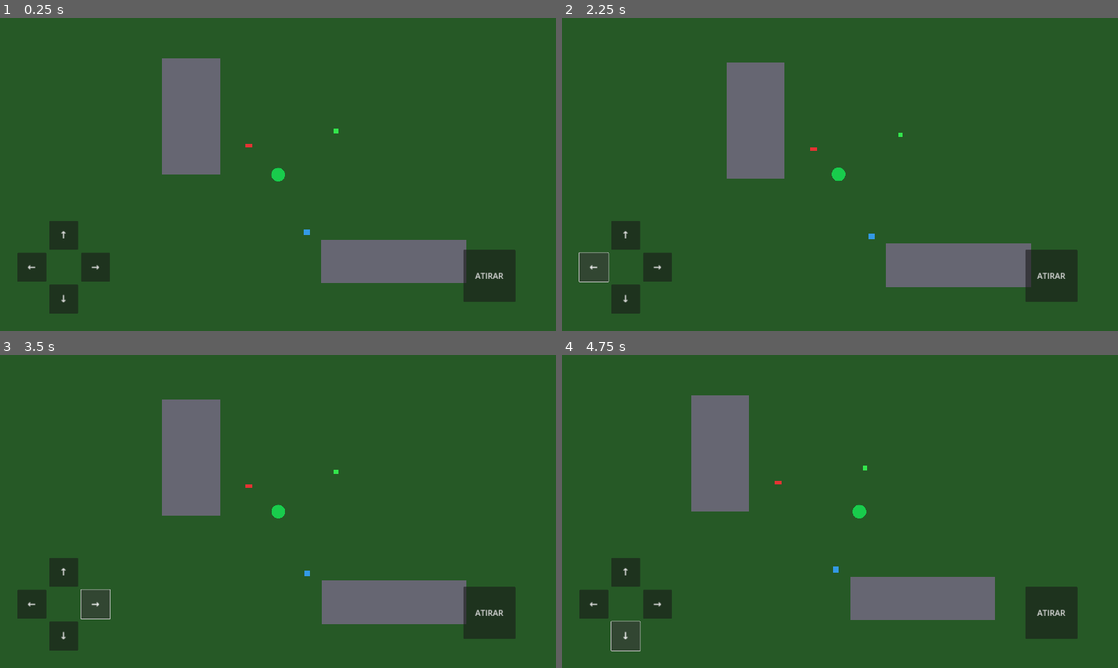
Above: before the commit, frames 1-4 (two rows, left to right).
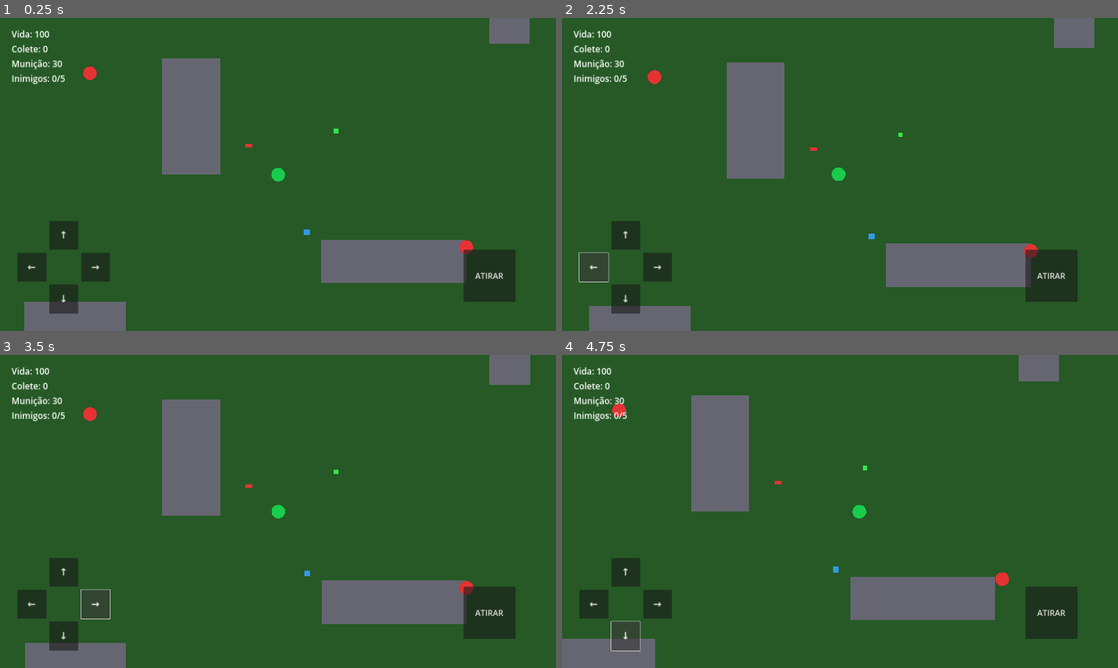
Above: after the commit, the same moments.

Repository: Pedra12/FreeFire2D
Game: Godot game, scene res://scenes/Main.tscn
Same seed, same stepped clock (60 frames per second), same inputs: the game is played once before the commit and once after it.
Inputs:
- Up to frame 1 (0.25 s): no input
- Up to frame 2 (2.25 s): click "ATIRAR" at 0.5 s; click "↑" at 1.25 s; click "←" at 2 s
- Up to frame 3 (3.5 s): click "→" at 2.75 s
- Up to frame 4 (4.75 s): click "↓" at 3.5 s; hold Right (ui_right) from 4.28 s (still down)

The runs differ from the first frame. In frame 1, 2.9% of the frame differs, in the area x 2-96%, y 0-100%; in frame 2, 2.8%; in frame 3, 2.8%; in frame 4, 2.8%.

Commit message:
Integrate enemies, HUD and match manager

Diff:
--- a/scripts/Main.gd
+++ b/scripts/Main.gd
@@ -1,84 +1,114 @@
 extends Node2D
+
+const ENEMY_COUNT: int = 5
+var player: CharacterBody2D
+var game_hud: CanvasLayer
+var match_manager: Node
 
 func _ready() -> void:
 	var asset_gen = load("res://scripts/AssetGenerator.gd")
 
-	# Chão / grama do mapa (4000 x 4000)
-	var bg := Sprite2D.new()
-	bg.texture = asset_gen.create_rect_texture(Vector2(4000, 4000), Color(0.15, 0.35, 0.15))
-	bg.z_index = -10
-	add_child(bg)
+	var background := Sprite2D.new()
+	background.texture = asset_gen.create_rect_texture(Vector2(4000, 4000), Color(0.15, 0.35, 0.15))
+	background.z_index = -10
+	add_child(background)
 
-	# Obstáculos / construções
 	create_wall(Vector2(-300, -200), Vector2(200, 400))
 	create_wall(Vector2(400, 300), Vector2(500, 150))
+	create_wall(Vector2(-700, 500), Vector2(350, 120))
+	create_wall(Vector2(800, -650), Vector2(140, 400))
 
-	# Itens no chão
-	spawn_loot(Vector2(-100, -100), 0) # Arma
-	spawn_loot(Vector2(100, 200), 1) # Colete
-	spawn_loot(Vector2(200, -150), 2) # Kit médico
+	spawn_loot(Vector2(-100, -100), 0)
+	spawn_loot(Vector2(100, 200), 1)
+	spawn_loot(Vector2(200, -150), 2)
 
-	# Jogador
-	var player_script = load("res://scripts/Player.gd")
-	var player := CharacterBody2D.new()
-	player.set_script(player_script)
+	player = CharacterBody2D.new()
+	player.set_script(load("res://scripts/Player.gd"))
 	player.position = Vector2.ZERO
 	add_child(player)
 
-	# Câmera
 	var camera := Camera2D.new()
 	camera.position_smoothing_enabled = true
 	player.add_child(camera)
 
-	# Zona segura
-	var safe_zone_script = load("res://scripts/SafeZone.gd")
 	var safe_zone := Node2D.new()
-	safe_zone.set_script(safe_zone_script)
+	safe_zone.set_script(load("res://scripts/SafeZone.gd"))
 	add_child(safe_zone)
 
+	match_manager = Node.new()
+	match_manager.name = "MatchManager"
+	match_manager.set_script(load("res://scripts/MatchManager.gd"))
+	match_manager.total_enemies = ENEMY_COUNT
+	add_child(match_manager)
+
+	game_hud = CanvasLayer.new()
+	game_hud.set_script(load("res://scripts/GameHUD.gd"))
+	add_child(game_hud)
+	match_manager.eliminations_changed.connect(game_hud.update_eliminations)
+	match_manager.match_finished.connect(_on_match_finished)
+	game_hud.update_eliminations(0, ENEMY_COUNT)
+
+	spawn_enemies()
 	setup_mobile_ui(player)
+
+func _process(_delta: float) -> void:
+	if is_instance_valid(player) and is_instance_valid(game_hud):
+		game_hud.update_hud(player.health, player.armor, 30)
+
+func spawn_enemies() -> void:
+	var positions: Array[Vector2] = [
+		Vector2(650, 250),
+		Vector2(-650, -350),
+		Vector2(950, 700),
+		Vector2(-1000, 800),
+		Vector2(1200, -900)
+	]
+	for enemy_position in positions:
+		var enemy := CharacterBody2D.new()
+		enemy.set_script(load("res://scripts/Enemy.gd"))
+		enemy.position = enemy_position
+		add_child(enemy)
+
+func _on_match_finished(victory: bool) -> void:
+	if is_instance_valid(game_hud):
+		game_hud.show_message("VITÓRIA! BOOYAH!" if victory else "VOCÊ FOI ELIMINADO")
+	get_tree().paused = true
 
 func create_wall(pos: Vector2, size: Vector2) -> void:
 	var asset_gen = load("res://scripts/AssetGenerator.gd")
 	var wall := StaticBody2D.new()
 	wall.position = pos
-
 	var sprite := Sprite2D.new()
 	sprite.texture = asset_gen.create_rect_texture(size, Color(0.4, 0.4, 0.45))
 	wall.add_child(sprite)
-
-	var col := CollisionShape2D.new()
+	var collision := CollisionShape2D.new()
 	var shape := RectangleShape2D.new()
 	shape.size = size
-	col.shape = shape
-	wall.add_child(col)
-
+	collision.shape = shape
+	wall.add_child(collision)
 	add_child(wall)
 
 func spawn_loot(pos: Vector2, loot_type: int) -> void:
-	var loot_script = load("res://scripts/Loot.gd")
 	var loot := Area2D.new()
-	loot.set_script(loot_script)
+	loot.set_script(load("res://scripts/Loot.gd"))
 	loot.loot_type = loot_type
 	loot.position = pos
 	add_child(loot)
 
-func setup_mobile_ui(player: CharacterBody2D) -> void:
+func setup_mobile_ui(target_player: CharacterBody2D) -> void:
 	var canvas := CanvasLayer.new()
-
-	# Direcional touch à esquerda. Também mantém os controles de teclado.
 	_add_move_button(canvas, "↑", Vector2(170, 700), "ui_up")
 	_add_move_button(canvas, "←", Vector2(60, 810), "ui_left")
 	_add_move_button(canvas, "→", Vector2(280, 810), "ui_right")
 	_add_move_button(canvas, "↓", Vector2(170, 920), "ui_down")
 
-	var shoot_btn := Button.new()
-	shoot_btn.text = "ATIRAR"
-	shoot_btn.custom_minimum_size = Vector2(180, 180)
-	shoot_btn.position = Vector2(1600, 800)
-	shoot_btn.add_theme_font_size_override("font_size", 28)
-	shoot_btn.pressed.connect(Callable(player, "shoot"))
-	canvas.add_child(shoot_btn)
+	var shoot_button := Button.new()
+	shoot_button.text = "ATIRAR"
+	shoot_button.custom_minimum_size = Vector2(180, 180)
+	shoot_button.position = Vector2(1600, 800)
+	shoot_button.add_theme_font_size_override("font_size", 28)
+	shoot_button.pressed.connect(Callable(target_player, "shoot"))
+	canvas.add_child(shoot_button)
 	add_child(canvas)
 
 func _add_move_button(canvas: CanvasLayer, label: String, button_position: Vector2, action: String) -> void:
